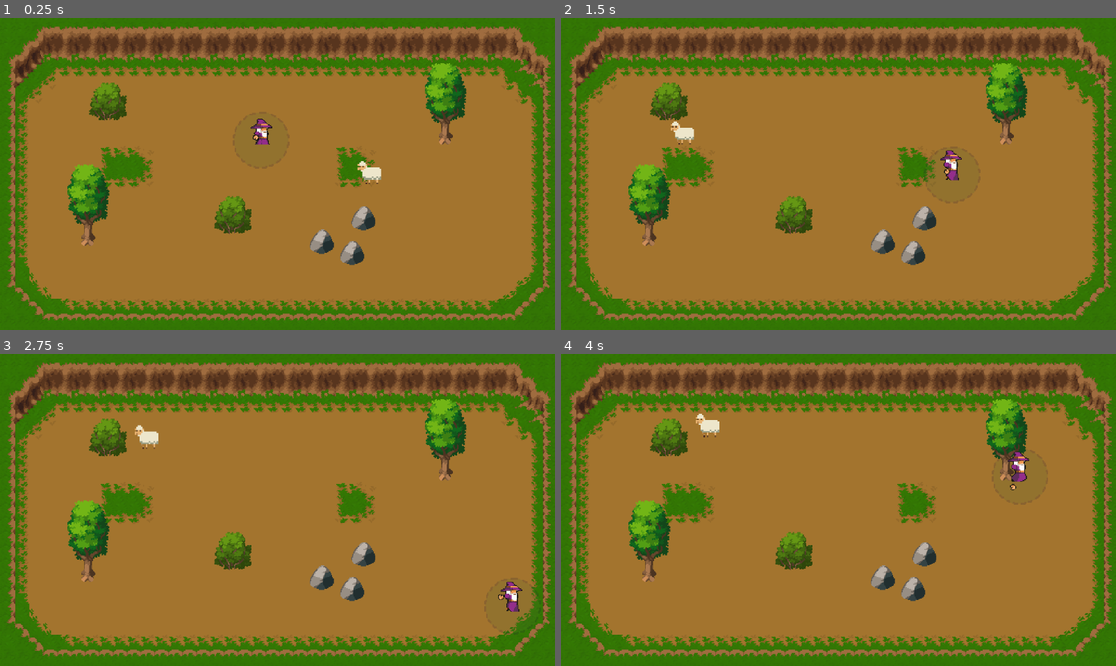
Above: before the commit, frames 1-4 (two rows, left to right).
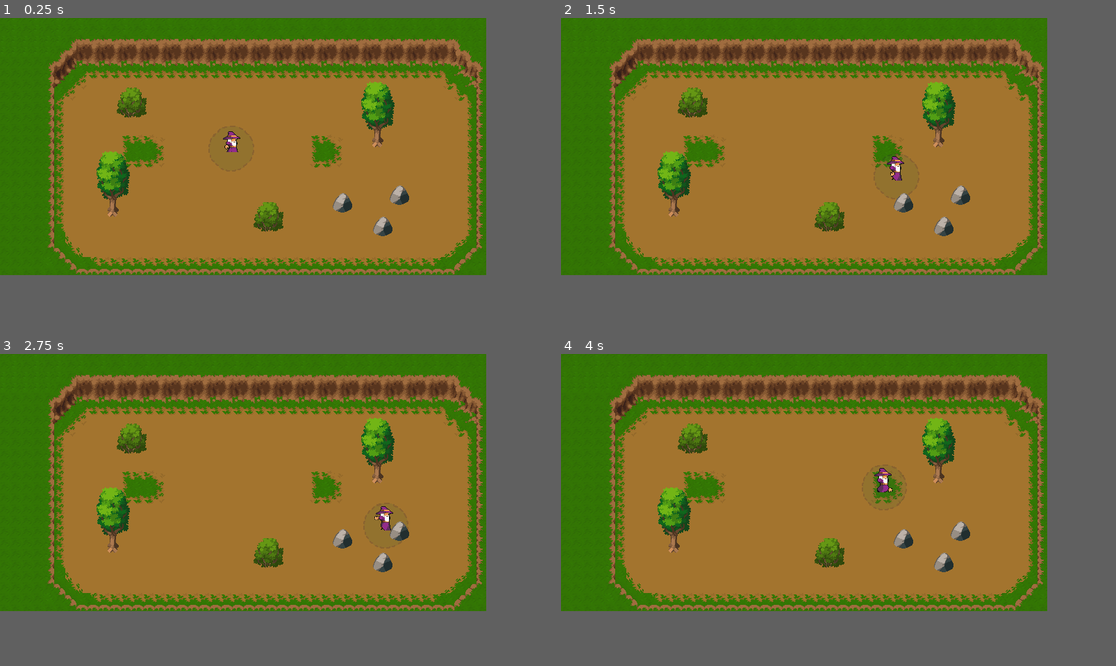
Above: after the commit, the same moments.

Repository: popo980/PSGJ-2024
Game: Godot game, scene res://Scene/Level_1.tscn
Two runs of this game, one before a commit and one after it. Both use one fixed random seed, a clock stepped at 60 frames per second and the inputs below.
Inputs (mouse positions are in pixels of both pictures, inside the frame that each line leads up to):
- Up to frame 1 (0.25 s): no input
- Up to frame 2 (1.5 s): move the mouse to (960, 158) at 0.52 s; press the mouse at (960, 158) at 0.53 s; hold D (WalkRight) 0.53-1.28 s; move the mouse to (727, 189) at 1.27 s; release the mouse at (727, 189) at 1.28 s; hold S (WalkDown) from 1.28 s (still down); right-click (727, 189) at 1.35 s
- Up to frame 3 (2.75 s): move the mouse to (333, 441) at 2.02 s; release S (WalkDown) at 2.03 s; press the mouse at (333, 441) at 2.03 s; hold D (WalkRight) from 2.03 s (still down)
- Up to frame 4 (4 s): move the mouse to (810, 572) at 2.77 s; release D (WalkRight) at 2.78 s; release the mouse at (810, 572) at 2.78 s; hold W (WalkUp) 2.78-3.53 s; right-click (810, 572) at 2.85 s; move the mouse to (1005, 556) at 3.52 s; press the mouse at (1005, 556) at 3.53 s; hold A (WalkLeft) from 3.53 s (still down)
In our replay, the window is 799x449 before the commit and 700x370 after it. These sizes can differ from the game's own. Grey fills any space a smaller window leaves; there, only what the larger window draws over its background counts as a difference.

The runs differ from the first frame. In frame 1, 41% of the frame differs, in the area x 0-100%, y 0-100%; in frame 2, 41%; in frame 3, 41%; in frame 4, 41%.

Commit message:
craft affiche bouton

Diff:
--- /dev/null
+++ b/Scene/GUI.tscn
@@ -0,0 +1,18 @@
+[gd_scene load_steps=2 format=3 uid="uid://dykdi42h6m5d"]
+
+[ext_resource type="Script" path="res://Script/GUI.gd" id="1_ww34x"]
+
+[node name="GUI" type="Control"]
+layout_mode = 3
+anchors_preset = 15
+anchor_right = 1.0
+anchor_bottom = 1.0
+grow_horizontal = 2
+grow_vertical = 2
+script = ExtResource("1_ww34x")
+
+[node name="GridContainer" type="GridContainer" parent="."]
+layout_mode = 0
+offset_right = 20.0
+offset_bottom = 40.0
+scale = Vector2(3.03, 3.03)
--- /dev/null
+++ b/Scene/GUI_CraftingButton.tscn
@@ -0,0 +1,11 @@
+[gd_scene load_steps=3 format=3 uid="uid://bxdkthk8453vs"]
+
+[ext_resource type="Texture2D" uid="uid://jd5bkfgeeuxr" path="res://Assets/Temporaire/temporaire_crafttable.png" id="1_hdmhm"]
+[ext_resource type="Script" path="res://Script/GUI_CraftingButton.gd" id="2_s5i2x"]
+
+[node name="CraftButton" type="Button"]
+icon = ExtResource("1_hdmhm")
+flat = true
+script = ExtResource("2_s5i2x")
+
+[connection signal="pressed" from="." to="." method="_on_pressed"]
--- /dev/null
+++ b/Scene/Game_manager.tscn
@@ -0,0 +1,6 @@
+[gd_scene load_steps=2 format=3 uid="uid://dv0wgsgv2je6k"]
+
+[ext_resource type="Script" path="res://Script/Game_manager.gd" id="1_g47u8"]
+
+[node name="GameManager" type="Node2D"]
+script = ExtResource("1_g47u8")
--- a/Scene/Level_1.tscn
+++ b/Scene/Level_1.tscn
@@ -1,11 +1,12 @@
-[gd_scene load_steps=9 format=3 uid="uid://635r7uxtfoix"]
-
+[gd_scene load_steps=10 format=3 uid="uid://635r7uxtfoix"]
+
+[ext_resource type="PackedScene" uid="uid://dykdi42h6m5d" path="res://Scene/GUI.tscn" id="1_2fi62"]
+[ext_resource type="PackedScene" uid="uid://dv0wgsgv2je6k" path="res://Scene/Game_manager.tscn" id="1_a31kq"]
 [ext_resource type="Texture2D" uid="uid://c5sr8gcsnk8l4" path="res://Assets/Environement/Forest/Tiles.png" id="1_kud3s"]
 [ext_resource type="PackedScene" uid="uid://d15ejon0j3a1n" path="res://Scene/Tree.tscn" id="2_vjkal"]
 [ext_resource type="PackedScene" uid="uid://plkrkvokn260" path="res://Scene/Rock.tscn" id="3_vi856"]
 [ext_resource type="PackedScene" uid="uid://ijos2ojmfmcj" path="res://Scene/Bush.tscn" id="4_b7bwc"]
 [ext_resource type="PackedScene" uid="uid://b08utre752g6f" path="res://Scene/Player.tscn" id="5_q1dlg"]
-[ext_resource type="PackedScene" uid="uid://7g4c3tvpoc7s" path="res://Scene/sheep.tscn" id="6_kefah"]
 
 [sub_resource type="TileSetAtlasSource" id="TileSetAtlasSource_1pqn8"]
 texture = ExtResource("1_kud3s")
@@ -420,8 +421,13 @@
 
 [node name="Level1" type="Node2D"]
 
+[node name="GameManager" parent="." instance=ExtResource("1_a31kq")]
+
+[node name="GUI" parent="." instance=ExtResource("1_2fi62")]
+
 [node name="TileMap" type="TileMap" parent="."]
 z_index = -2
+position = Vector2(350, 200)
 tile_set = SubResource("TileSet_ume5d")
 format = 2
 layer_0/name = "ground"
@@ -429,42 +435,34 @@
 layer_1/name = "props"
 layer_1/tile_data = PackedInt32Array(-524304, 327680, 5, -589840, 327680, 4, -655341, 65536, 5, -589805, 65536, 6, 5243 …(1058 unchanged characters)…
 
-[node name="Camera2D" type="Camera2D" parent="."]
-offset = Vector2(30, 0)
-zoom = Vector2(1.8, 1.8)
-
 [node name="Player" parent="." instance=ExtResource("5_q1dlg")]
-position = Vector2(11, -50)
+position = Vector2(333, 177)
 
 [node name="Trees" type="Node" parent="."]
 
 [node name="Tree" parent="Trees" instance=ExtResource("2_vjkal")]
-position = Vector2(224, -78)
+position = Vector2(544, 142)
 
 [node name="Tree2" parent="Trees" instance=ExtResource("2_vjkal")]
-position = Vector2(-188, 39)
+position = Vector2(163, 242)
 
 [node name="Rocks" type="Node" parent="."]
 
 [node name="Rock" parent="Rocks" instance=ExtResource("3_vi856")]
-position = Vector2(82, 78)
+position = Vector2(494, 266)
 
 [node name="Rock2" parent="Rocks" instance=ExtResource("3_vi856")]
-position = Vector2(130, 51)
+position = Vector2(576, 255)
 
 [node name="Rock3" parent="Rocks" instance=ExtResource("3_vi856")]
-position = Vector2(117, 91)
+position = Vector2(552, 300)
 
 [node name="Bushes" type="Node" parent="."]
 
 [node name="Bush" parent="Bushes" instance=ExtResource("4_b7bwc")]
-position = Vector2(-165, -83)
+position = Vector2(190, 123)
 
 [node name="Bush2" parent="Bushes" instance=ExtResource("4_b7bwc")]
-position = Vector2(-21, 48)
+position = Vector2(387, 287)
 
 [node name="Animals" type="Node" parent="."]
-
-[node name="Sheep" parent="Animals" instance=ExtResource("6_kefah")]
-position = Vector2(197, -1)
-scale = Vector2(1.8, 1.8)
--- /dev/null
+++ b/Script/GUI.gd
@@ -0,0 +1,20 @@
+extends Control
+
+const GUI_CRAFTING_BUTTON = preload("res://Scene/GUI_CraftingButton.tscn")
+
+@onready var grid_container = $GridContainer
+var craftAvailable = []
+
+func UpdateCrafts(listCraft: Array):
+	for n in grid_container.get_children():
+		grid_container.remove_child(n)
+		n.queue_free()
+
+	for i in listCraft:
+		var craftButton = GUI_CRAFTING_BUTTON.instantiate()
+		grid_container.add_child(craftButton)
+		craftButton.setCraftAttribute(i)
+
+
+func ButtonPressed(craftName: String):
+	print("le bouton pressé est le "+ craftName)
--- /dev/null
+++ b/Script/GUI_CraftingButton.gd
@@ -0,0 +1,15 @@
+extends Button
+
+var craftName
+
+func setCraftAttribute(newName:String):
+	craftName = newName
+	match newName:
+		"Workbench":
+			icon = load("res://Assets/Temporaire/temporaire_crafttable.png")
+		_:
+			print("ERREUR CRAFT INCONNU")
+
+func _on_pressed():
+	var gui = get_parent().get_parent()
+	gui.ButtonPressed(craftName)
--- /dev/null
+++ b/Script/Game_manager.gd
@@ -0,0 +1,11 @@
+extends Node2D
+
+
+# Called when the node enters the scene tree for the first time.
+func _ready():
+	pass # Replace with function body.
+
+
+# Called every frame. 'delta' is the elapsed time since the previous frame.
+func _process(delta):
+	pass
--- a/Script/ZoneInteraction.gd
+++ b/Script/ZoneInteraction.gd
@@ -5,10 +5,15 @@
 	"Workbench": [2,0,0]
 }
 
+var Gui
+
 var inZone = []
 var nbTree :int= 0
 var nbRock :int= 0
 var nbBush :int= 0
+
+func _ready():
+	Gui = get_parent().get_parent().get_node(NodePath("GUI"))
 
 func recipes_available():
 	var rslt = []
@@ -38,6 +43,7 @@
 func _on_area_entered(area):
 	inZone.append(area)
 	add_ressources(area.get_item_id_type())
+	Gui.UpdateCrafts(recipes_available())
 	print(str(recipes_available()))
 	print(str(nbTree)+" "+str(nbRock)+" "+str(nbBush))
 
@@ -45,6 +51,7 @@
 func _on_area_exited(area):
 	inZone.remove_at(inZone.find(area))
 	sub_ressources(area.get_item_id_type())
+	Gui.UpdateCrafts(recipes_available())
 	print(str(inZone.size()))
 
 func is_in_3arg(lst1,lst2):
--- a/project.godot
+++ b/project.godot
@@ -17,6 +17,10 @@
 
 [display]
 
+window/size/viewport_width=700
+window/size/viewport_height=370
+window/stretch/mode="viewport"
+window/stretch/aspect="expand"
 mouse_cursor/custom_image="res://Assets/UI/cursor.png"
 
 [input]
Binary file added: Assets/Temporaire/temporaire_crafttable.png
Not shown, added: Assets/Temporaire/temporaire_crafttable.png.import
Not shown, added: Scene/GUI922A.tmp
